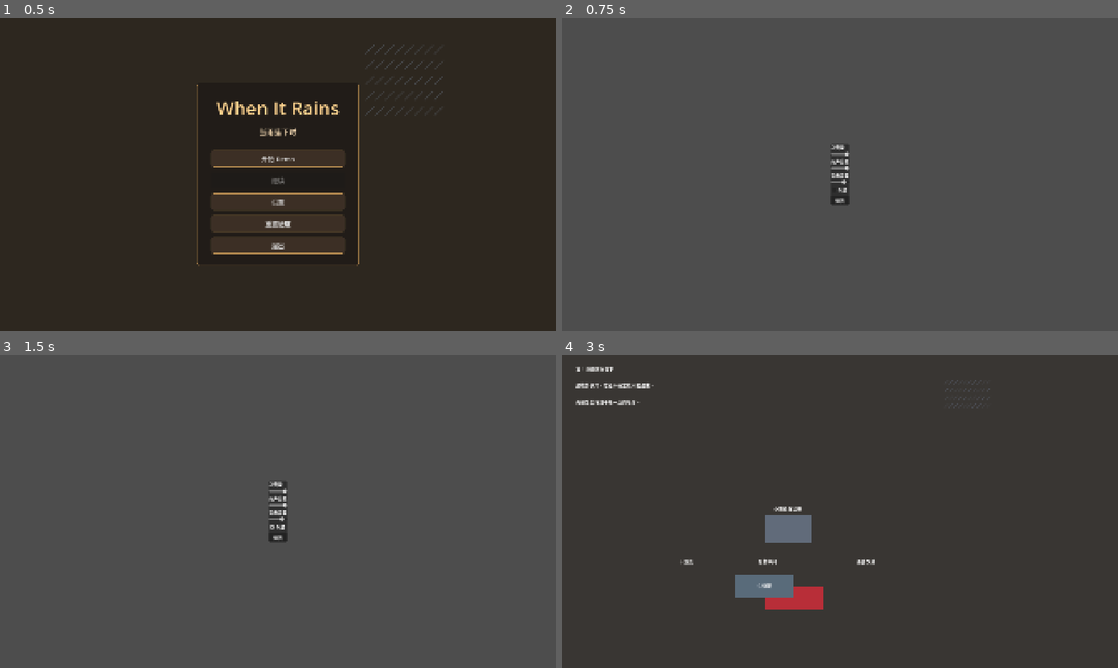
Above: before the commit, frames 1-4 (two rows, left to right).
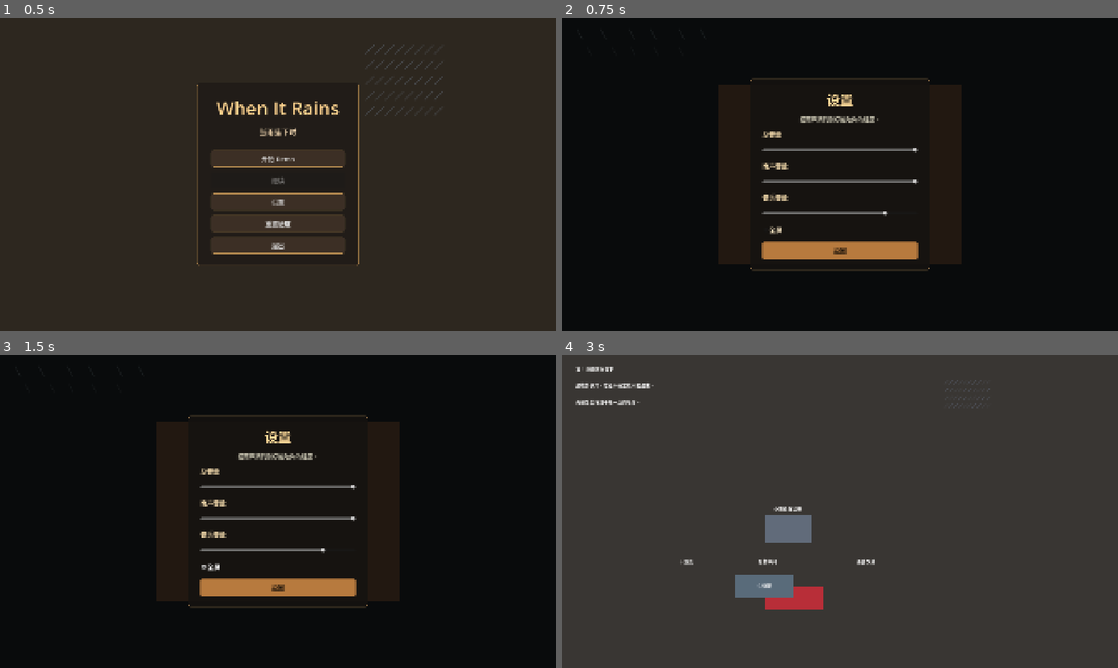
Above: after the commit, the same moments.

Repository: zhangguixia/when-it-rains
Game: Godot game, scene res://game/main/Main.tscn
Same seed, same stepped clock (60 frames per second), same inputs: the game is played once before the commit and once after it.
Inputs:
- Up to frame 1 (0.5 s): no input
- Up to frame 2 (0.75 s): click "设置" at 0.5 s
- Up to frame 3 (1.5 s): click "全屏" at 1.25 s
- Up to frame 4 (3 s): click "返回" at 2 s; click "开始 Demo" at 2.75 s

Frame 1 is identical in both runs. In frame 2, 99% of the frame differs, in the area x 0-100%, y 0-100%; in frame 3, 99%; in frame 4, nothing differs.

Commit message:
style: unify settings page visuals

Diff:
--- a/game/tests/TestRunner.gd
+++ b/game/tests/TestRunner.gd
@@ -17,6 +17,7 @@
 	_run_script("res://game/tests/test_ending_screen.gd")
 	_run_script("res://game/tests/test_objective_hint.gd")
 	_run_script("res://game/tests/test_codex_panel.gd")
+	_run_script("res://game/tests/test_settings_panel.gd")
 	if failures.is_empty():
 		print("TESTS PASSED")
 		get_tree().quit(0)
--- /dev/null
+++ b/game/tests/test_settings_panel.gd
@@ -0,0 +1,14 @@
+extends RefCounted
+
+func run(assert_true: Callable, assert_equal: Callable) -> void:
+	var settings_script: Script = load("res://game/ui/SettingsPanel.gd")
+	assert_true.call(settings_script != null, "settings panel script exists")
+	if settings_script == null:
+		return
+
+	var panel: Control = settings_script.new()
+	assert_true.call(panel.has_method("get_page_title"), "settings panel exposes page title")
+	if panel.has_method("get_page_title"):
+		assert_equal.call(panel.get_page_title(), "设置", "settings page title")
+	assert_true.call(panel.has_signal("back_requested"), "settings panel emits back signal")
+	panel.free()
--- a/game/ui/SettingsPanel.gd
+++ b/game/ui/SettingsPanel.gd
@@ -1,6 +1,8 @@
-extends CenterContainer
+extends Control
 
 signal back_requested
+
+const PAGE_TITLE := "设置"
 
 @onready var master_slider: HSlider = %MasterSlider
 @onready var rain_slider: HSlider = %RainSlider
@@ -21,6 +23,9 @@
 	fullscreen_check.toggled.connect(_set_fullscreen)
 	back_button.pressed.connect(func() -> void: back_requested.emit())
 
+func get_page_title() -> String:
+	return PAGE_TITLE
+
 func _set_fullscreen(enabled: bool) -> void:
 	SaveService.set_setting("fullscreen", enabled)
 	DisplayServer.window_set_mode(DisplayServer.WINDOW_MODE_FULLSCREEN if enabled else DisplayServer.WINDOW_MODE_WINDOWED)
--- a/game/ui/SettingsPanel.tscn
+++ b/game/ui/SettingsPanel.tscn
@@ -1,62 +1,196 @@
-[gd_scene load_steps=2 format=3 uid="uid://settingspanel"]
+[gd_scene load_steps=6 format=3 uid="uid://settingspanel"]
 
 [ext_resource type="Script" path="res://game/ui/SettingsPanel.gd" id="1"]
 
-[node name="SettingsPanel" type="CenterContainer"]
+[sub_resource type="StyleBoxFlat" id="StyleBoxFlat_panel"]
+bg_color = Color(0.0784314, 0.0705882, 0.0627451, 0.88)
+border_width_left = 1
+border_width_top = 1
+border_width_right = 1
+border_width_bottom = 1
+border_color = Color(0.658824, 0.509804, 0.32549, 0.62)
+corner_radius_top_left = 8
+corner_radius_top_right = 8
+corner_radius_bottom_right = 8
+corner_radius_bottom_left = 8
+content_margin_left = 42.0
+content_margin_top = 36.0
+content_margin_right = 42.0
+content_margin_bottom = 36.0
+
+[sub_resource type="StyleBoxFlat" id="StyleBoxFlat_button"]
+bg_color = Color(0.772549, 0.513725, 0.258824, 0.92)
+corner_radius_top_left = 8
+corner_radius_top_right = 8
+corner_radius_bottom_right = 8
+corner_radius_bottom_left = 8
+content_margin_left = 22.0
+content_margin_top = 12.0
+content_margin_right = 22.0
+content_margin_bottom = 12.0
+
+[sub_resource type="StyleBoxFlat" id="StyleBoxFlat_button_hover"]
+bg_color = Color(0.929412, 0.682353, 0.384314, 0.98)
+corner_radius_top_left = 8
+corner_radius_top_right = 8
+corner_radius_bottom_right = 8
+corner_radius_bottom_left = 8
+content_margin_left = 22.0
+content_margin_top = 12.0
+content_margin_right = 22.0
+content_margin_bottom = 12.0
+
+[sub_resource type="StyleBoxFlat" id="StyleBoxFlat_button_pressed"]
+bg_color = Color(0.521569, 0.337255, 0.184314, 1)
+corner_radius_top_left = 8
+corner_radius_top_right = 8
+corner_radius_bottom_right = 8
+corner_radius_bottom_left = 8
+content_margin_left = 22.0
+content_margin_top = 12.0
+content_margin_right = 22.0
+content_margin_bottom = 12.0
+
+[node name="SettingsPanel" type="Control"]
 layout_mode = 3
 anchors_preset = 15
 anchor_right = 1.0
 anchor_bottom = 1.0
 script = ExtResource("1")
 
-[node name="Panel" type="PanelContainer" parent="."]
+[node name="Background" type="ColorRect" parent="."]
+layout_mode = 1
+anchors_preset = 15
+anchor_right = 1.0
+anchor_bottom = 1.0
+color = Color(0.0352941, 0.0431373, 0.0470588, 1)
+
+[node name="WarmWindow" type="ColorRect" parent="."]
+layout_mode = 1
+anchors_preset = 8
+anchor_left = 0.5
+anchor_top = 0.5
+anchor_right = 0.5
+anchor_bottom = 0.5
+offset_left = -420.0
+offset_top = -310.0
+offset_right = 420.0
+offset_bottom = 310.0
+grow_horizontal = 2
+grow_vertical = 2
+color = Color(0.388235, 0.227451, 0.113725, 0.28)
+
+[node name="RainLines" type="VBoxContainer" parent="."]
+layout_mode = 1
+anchors_preset = 15
+anchor_right = 1.0
+anchor_bottom = 1.0
+offset_left = 52.0
+offset_top = 34.0
+offset_right = -52.0
+offset_bottom = -34.0
+theme_override_constants/separation = 20
+
+[node name="Line1" type="Label" parent="RainLines"]
 layout_mode = 2
+text = "╲        ╲          ╲       ╲          ╲       ╲"
+theme_override_colors/font_color = Color(0.647059, 0.72549, 0.741176, 0.15)
+theme_override_font_sizes/font_size = 30
 
-[node name="VBox" type="VBoxContainer" parent="Panel"]
+[node name="Line2" type="Label" parent="RainLines"]
 layout_mode = 2
+text = "     ╲          ╲       ╲         ╲          ╲"
+theme_override_colors/font_color = Color(0.647059, 0.72549, 0.741176, 0.11)
+theme_override_font_sizes/font_size = 26
 
-[node name="MasterLabel" type="Label" parent="Panel/VBox"]
+[node name="Center" type="CenterContainer" parent="."]
+layout_mode = 1
+anchors_preset = 15
+anchor_right = 1.0
+anchor_bottom = 1.0
+
+[node name="Panel" type="PanelContainer" parent="Center"]
+custom_minimum_size = Vector2(620, 600)
+layout_mode = 2
+theme_override_styles/panel = SubResource("StyleBoxFlat_panel")
+
+[node name="VBox" type="VBoxContainer" parent="Center/Panel"]
+layout_mode = 2
+theme_override_constants/separation = 20
+
+[node name="Title" type="Label" parent="Center/Panel/VBox"]
+layout_mode = 2
+text = "设置"
+horizontal_alignment = 1
+theme_override_colors/font_color = Color(1, 0.858824, 0.603922, 1)
+theme_override_font_sizes/font_size = 46
+
+[node name="Hint" type="Label" parent="Center/Panel/VBox"]
+layout_mode = 2
+text = "把雨声调到刚好能陪你的程度。"
+horizontal_alignment = 1
+theme_override_colors/font_color = Color(0.764706, 0.74902, 0.67451, 1)
+theme_override_font_sizes/font_size = 20
+
+[node name="MasterLabel" type="Label" parent="Center/Panel/VBox"]
 layout_mode = 2
 text = "总音量"
+theme_override_colors/font_color = Color(0.952941, 0.854902, 0.67451, 1)
+theme_override_font_sizes/font_size = 22
 
-[node name="MasterSlider" type="HSlider" parent="Panel/VBox"]
+[node name="MasterSlider" type="HSlider" parent="Center/Panel/VBox"]
 unique_name_in_owner = true
+custom_minimum_size = Vector2(0, 36)
 layout_mode = 2
 min_value = 0.0
 max_value = 1.0
 step = 0.05
 value = 1.0
 
-[node name="RainLabel" type="Label" parent="Panel/VBox"]
+[node name="RainLabel" type="Label" parent="Center/Panel/VBox"]
 layout_mode = 2
 text = "雨声音量"
+theme_override_colors/font_color = Color(0.952941, 0.854902, 0.67451, 1)
+theme_override_font_sizes/font_size = 22
 
-[node name="RainSlider" type="HSlider" parent="Panel/VBox"]
+[node name="RainSlider" type="HSlider" parent="Center/Panel/VBox"]
 unique_name_in_owner = true
+custom_minimum_size = Vector2(0, 36)
 layout_mode = 2
 min_value = 0.0
 max_value = 1.0
 step = 0.05
 value = 1.0
 
-[node name="MusicLabel" type="Label" parent="Panel/VBox"]
+[node name="MusicLabel" type="Label" parent="Center/Panel/VBox"]
 layout_mode = 2
 text = "音乐音量"
+theme_override_colors/font_color = Color(0.952941, 0.854902, 0.67451, 1)
+theme_override_font_sizes/font_size = 22
 
-[node name="MusicSlider" type="HSlider" parent="Panel/VBox"]
+[node name="MusicSlider" type="HSlider" parent="Center/Panel/VBox"]
 unique_name_in_owner = true
+custom_minimum_size = Vector2(0, 36)
 layout_mode = 2
 min_value = 0.0
 max_value = 1.0
 step = 0.05
 value = 0.8
 
-[node name="FullscreenCheck" type="CheckBox" parent="Panel/VBox"]
+[node name="FullscreenCheck" type="CheckBox" parent="Center/Panel/VBox"]
 unique_name_in_owner = true
 layout_mode = 2
 text = "全屏"
+theme_override_colors/font_color = Color(0.92549, 0.858824, 0.729412, 1)
+theme_override_font_sizes/font_size = 22
 
-[node name="BackButton" type="Button" parent="Panel/VBox"]
+[node name="BackButton" type="Button" parent="Center/Panel/VBox"]
 unique_name_in_owner = true
+custom_minimum_size = Vector2(0, 62)
 layout_mode = 2
 text = "返回"
+theme_override_colors/font_color = Color(0.105882, 0.0705882, 0.0352941, 1)
+theme_override_font_sizes/font_size = 22
+theme_override_styles/normal = SubResource("StyleBoxFlat_button")
+theme_override_styles/hover = SubResource("StyleBoxFlat_button_hover")
+theme_override_styles/pressed = SubResource("StyleBoxFlat_button_pressed")
